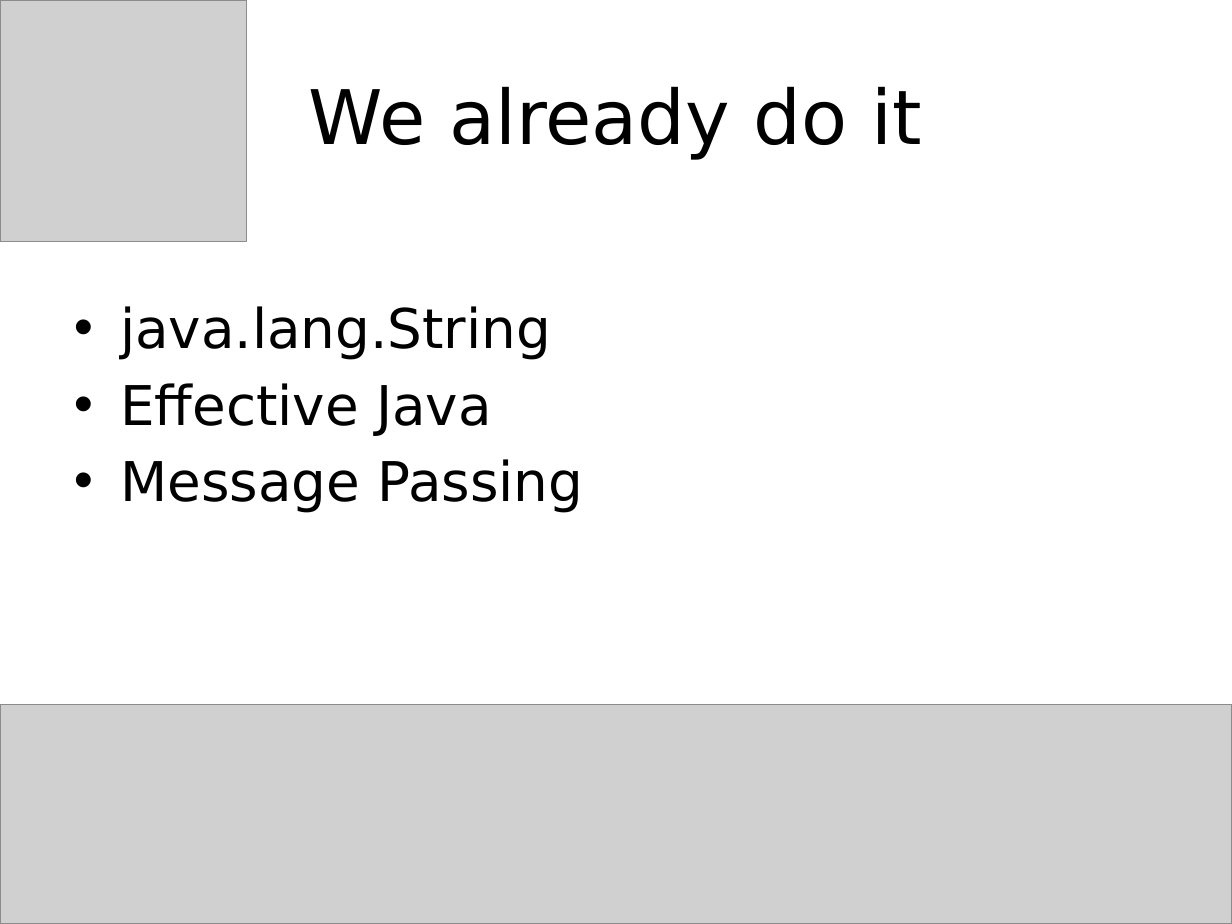
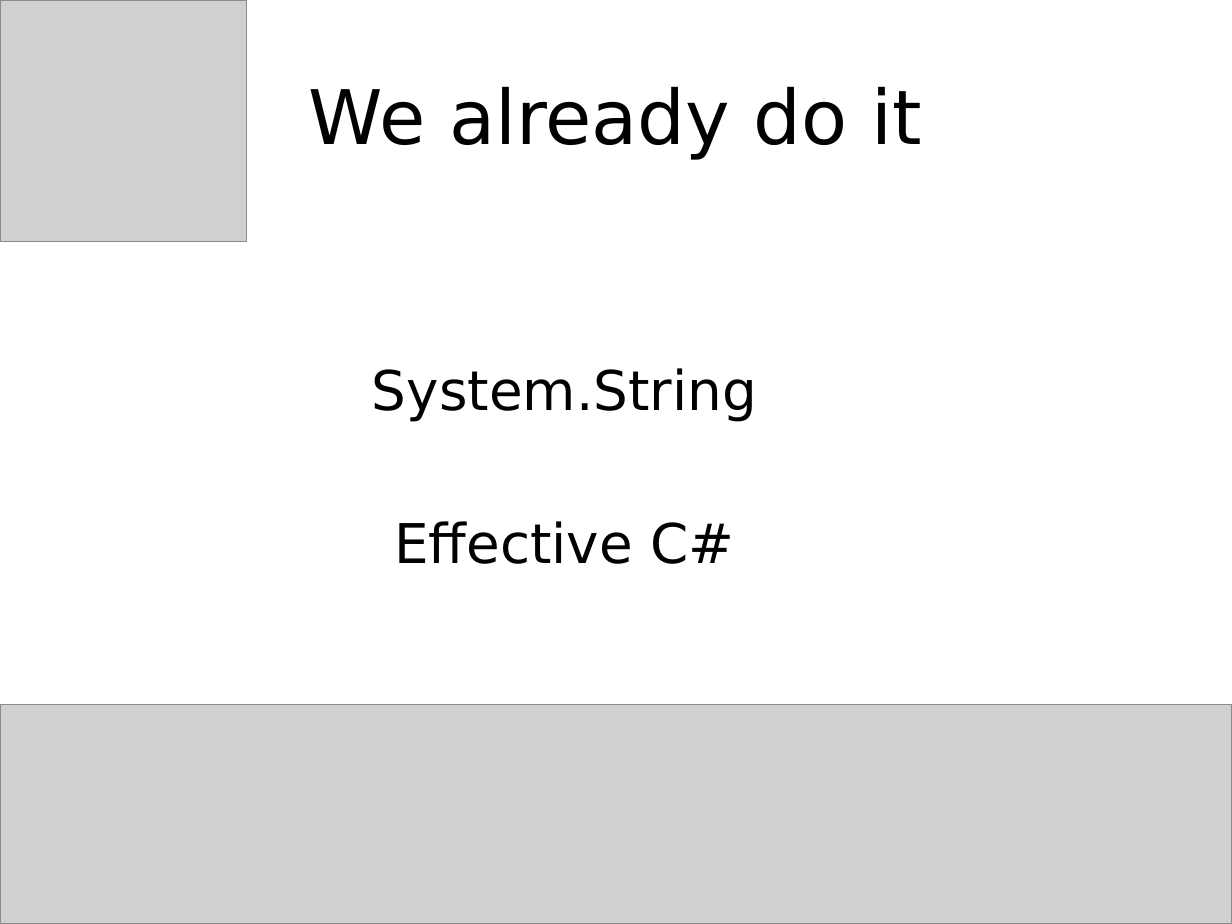
Before and after one commit to jessitron/fp4ood, a slide deck: slide 25 of FunctionalEye.pptx (slide 11 before the commit). Drawn at 1232x924 pixels with LibreOffice and Linux fonts; fonts in the diff are those of the drawing; grey boxes stand for pictures. Boxes give left, top, right and bottom in pixels: in the first picture for what was removed or moved away, otherwise in the second. Text is boxed around its words. In the diff, an @@ line names an element or a change of style, - is before the commit and + after.

```diff
--- a/FunctionalEye.pptx
+++ b/FunctionalEye.pptx
@@ text at (372,368,757,564): text changed @@
-• java.lang.String
-• Effective Java
-• Message Passing
+System.String
+Effective C#
```
Also in this commit, not shown: 39 other slides changed, 37 slides added, 4 slides removed, 43 other files.
